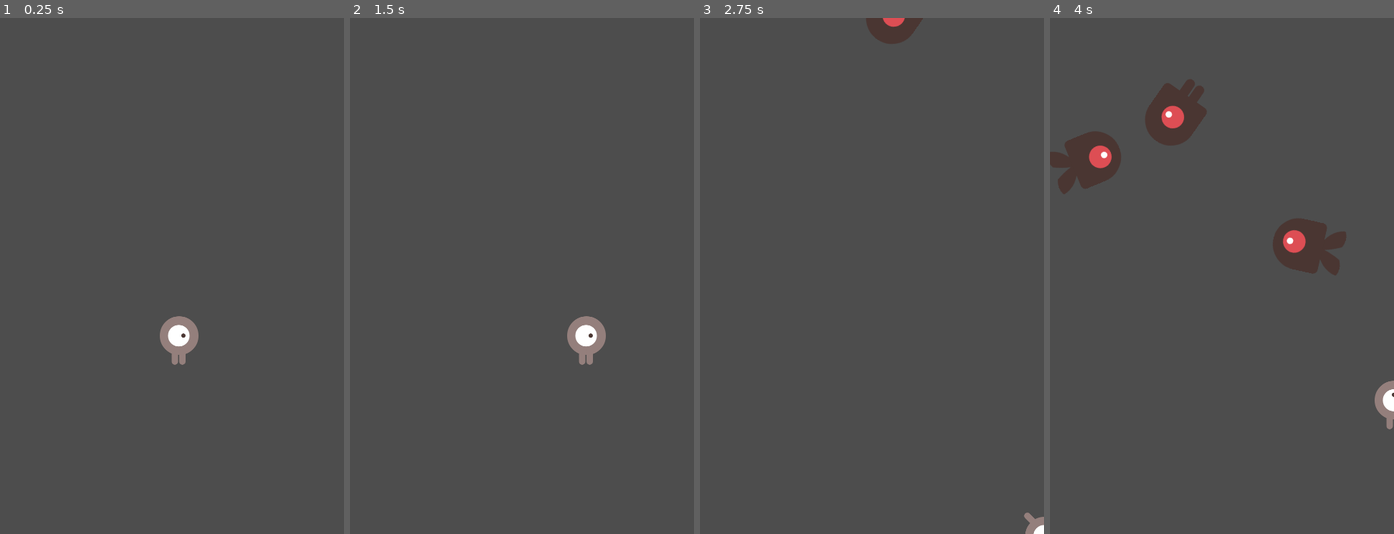
Above: before the commit, frames 1-4 (left to right).
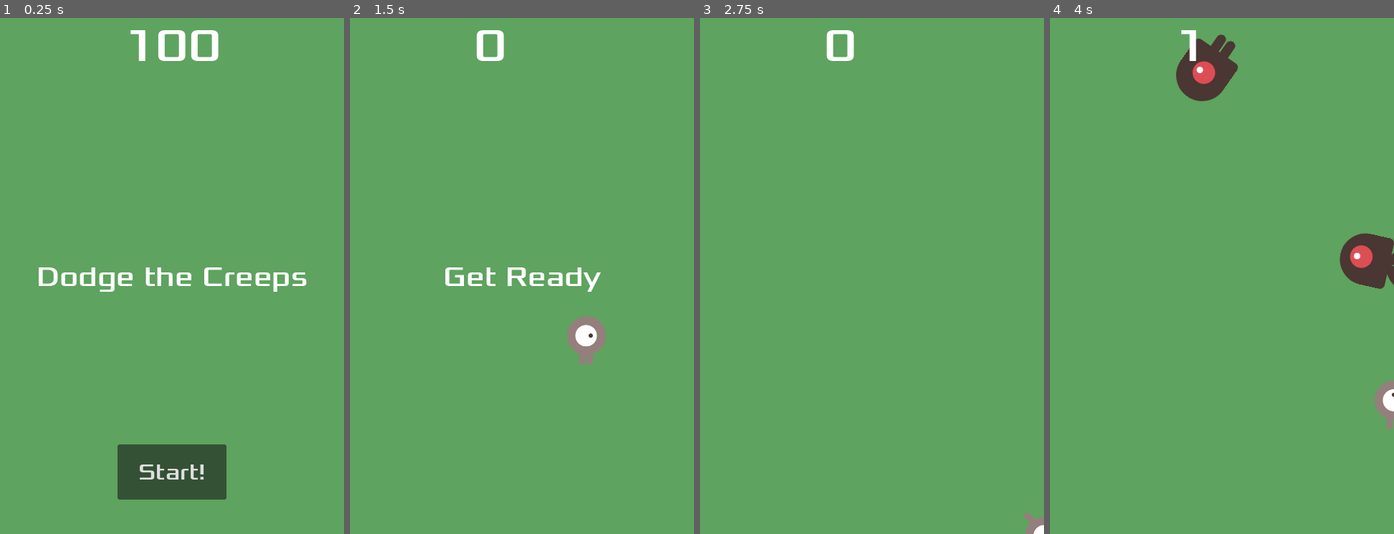
Above: after the commit, the same moments.

Repository: Qwertycrackers/creeps
Game: Godot game, scene res://main.tscn
The game is run twice, just before and just after one commit, with the same random seed, the same clock (stepped at 60 frames per second) and the same inputs.
Inputs (mouse positions are in pixels of both pictures, inside the frame that each line leads up to):
- Up to frame 1 (0.25 s): no input
- Up to frame 2 (1.5 s): click (522, 472) at 0.5 s, where only the run after the commit has a clickable "Start!"; tap Enter at 1.25 s; hold Right (move_right) from 1.28 s (still down)
- Up to frame 3 (2.75 s): release Right (move_right) at 2.03 s; hold Down (move_down) from 2.03 s (still down)
- Up to frame 4 (4 s): release Down (move_down) at 2.78 s; hold Right (move_right) 2.78-3.53 s; hold Up (move_up) from 3.53 s (still down)

The runs differ from the first frame. In frame 1, 97% of the frame differs, in the area x 0-100%, y 0-100%; in frame 2, 99%; in frame 3, 100%; in frame 4, 99%.

Commit message:
Finish basic 2d tutorial

Diff:
--- /dev/null
+++ b/hud.gd
@@ -0,0 +1,38 @@
+extends CanvasLayer
+
+signal start_game
+
+func show_message(text):
+	$Message.text = text
+	$Message.show()
+	$MessageTimer.start()
+
+func show_game_over():
+	show_message("Game Over")
+	await $MessageTimer.timeout
+
+	$Message.text = "Dodge the Creeps!"
+	$Message.show()
+
+	await get_tree().create_timer(1.0).timeout
+	$StartButton.show()
+
+func update_score(score: int):
+	$ScoreLabel.text = str(score)
+
+# Called when the node enters the scene tree for the first time.
+func _ready():
+	pass # Replace with function body.
+
+
+# Called every frame. 'delta' is the elapsed time since the previous frame.
+func _process(delta):
+	pass
+
+
+func _on_message_timer_timeout():
+	$Message.hide()
+
+func _on_start_button_pressed():
+	$StartButton.hide()
+	start_game.emit()
--- /dev/null
+++ b/hud.tscn
@@ -0,0 +1,70 @@
+[gd_scene load_steps=5 format=3 uid="uid://dav37jkh0saks"]
+
+[ext_resource type="FontFile" uid="uid://jabdanwy3sy5" path="res://fonts/Xolonium-Regular.ttf" id="1_5bj1m"]
+[ext_resource type="Script" path="res://hud.gd" id="1_8y582"]
+
+[sub_resource type="InputEventAction" id="InputEventAction_flil1"]
+action = &"start_game"
+
+[sub_resource type="Shortcut" id="Shortcut_4m38r"]
+events = [SubResource("InputEventAction_flil1")]
+
+[node name="HUD" type="CanvasLayer"]
+script = ExtResource("1_8y582")
+
+[node name="ScoreLabel" type="Label" parent="."]
+anchors_preset = 5
+anchor_left = 0.5
+anchor_right = 0.5
+offset_left = -67.5
+offset_right = 67.5
+offset_bottom = 81.0
+grow_horizontal = 2
+size_flags_horizontal = 4
+size_flags_vertical = 0
+theme_override_fonts/font = ExtResource("1_5bj1m")
+theme_override_font_sizes/font_size = 64
+text = "100"
+
+[node name="Message" type="Label" parent="."]
+anchors_preset = 8
+anchor_left = 0.5
+anchor_top = 0.5
+anchor_right = 0.5
+anchor_bottom = 0.5
+offset_left = -76.0
+offset_top = -11.5
+offset_right = 76.0
+offset_bottom = 11.5
+grow_horizontal = 2
+grow_vertical = 2
+size_flags_horizontal = 4
+size_flags_vertical = 0
+theme_override_fonts/font = ExtResource("1_5bj1m")
+theme_override_font_sizes/font_size = 40
+text = "Dodge the Creeps"
+
+[node name="StartButton" type="Button" parent="."]
+anchors_preset = 7
+anchor_left = 0.5
+anchor_top = 1.0
+anchor_right = 0.5
+anchor_bottom = 1.0
+offset_left = -76.0
+offset_top = -125.0
+offset_right = 76.0
+offset_bottom = -48.0
+grow_horizontal = 2
+grow_vertical = 0
+theme_override_fonts/font = ExtResource("1_5bj1m")
+theme_override_font_sizes/font_size = 32
+shortcut = SubResource("Shortcut_4m38r")
+shortcut_feedback = false
+text = "Start!"
+
+[node name="MessageTimer" type="Timer" parent="."]
+wait_time = 2.0
+one_shot = true
+
+[connection signal="pressed" from="StartButton" to="." method="_on_start_button_pressed"]
+[connection signal="timeout" from="MessageTimer" to="." method="_on_message_timer_timeout"]
--- a/main.gd
+++ b/main.gd
@@ -1,22 +1,29 @@
 extends Node
 
 @export var mob_scene: PackedScene
-var score
+var score: int
 
 func _ready():
-	new_game()
+	pass
 
 func game_over():
 	$ScoreTimer.stop()
 	$MobTimer.stop()
+	$HUD.show_game_over()
+	$DeathSound.play()
 
 func new_game():
 	score = 0
+	get_tree().call_group("mob", "queue_free")
 	$Player.start($StartPosition.position)
 	$StartTimer.start()
+	$HUD.update_score(score)
+	$HUD.show_message("Get Ready")
+	$Music.play()
 
 func _on_score_timer():
 	score += 1
+	$HUD.update_score(score)
 
 func _on_start_timer():
 	$MobTimer.start()
--- a/main.tscn
+++ b/main.tscn
@@ -1,8 +1,11 @@
-[gd_scene load_steps=5 format=3 uid="uid://dampvoh4uhhv4"]
+[gd_scene load_steps=8 format=3 uid="uid://dampvoh4uhhv4"]
 
 [ext_resource type="PackedScene" uid="uid://beq13xvg4xlcg" path="res://player.tscn" id="1_2if4o"]
 [ext_resource type="Script" path="res://main.gd" id="1_8qvtw"]
 [ext_resource type="PackedScene" uid="uid://byygdio6i7bmu" path="res://mob.tscn" id="2_ui82r"]
+[ext_resource type="PackedScene" uid="uid://dav37jkh0saks" path="res://hud.tscn" id="4_rbs7u"]
+[ext_resource type="AudioStream" uid="uid://dbykj0b5u6wt1" path="res://art/gameover.wav" id="5_jo4q0"]
+[ext_resource type="AudioStream" uid="uid://bue08cq4q7boc" path="res://art/House In a Forest Loop.ogg" id="6_gvcfv"]
 
 [sub_resource type="Curve2D" id="Curve2D_knbvx"]
 _data = {
@@ -14,6 +17,14 @@
 script = ExtResource("1_8qvtw")
 mob_scene = ExtResource("2_ui82r")
 
+[node name="ColorRect" type="ColorRect" parent="."]
+anchors_preset = 15
+anchor_right = 1.0
+anchor_bottom = 1.0
+grow_horizontal = 2
+grow_vertical = 2
+color = Color(0.368627, 0.639216, 0.372549, 1)
+
 [node name="Player" parent="." instance=ExtResource("1_2if4o")]
 
 [node name="MobTimer" type="Timer" parent="."]
@@ -23,6 +34,7 @@
 
 [node name="StartTimer" type="Timer" parent="."]
 wait_time = 2.0
+one_shot = true
 
 [node name="StartPosition" type="Marker2D" parent="."]
 position = Vector2(250, 450)
@@ -34,7 +46,16 @@
 position = Vector2(-56, -40)
 rotation = 0.0136978
 
+[node name="HUD" parent="." instance=ExtResource("4_rbs7u")]
+
+[node name="DeathSound" type="AudioStreamPlayer2D" parent="."]
+stream = ExtResource("5_jo4q0")
+
+[node name="Music" type="AudioStreamPlayer2D" parent="."]
+stream = ExtResource("6_gvcfv")
+
 [connection signal="hit" from="Player" to="." method="game_over"]
 [connection signal="timeout" from="MobTimer" to="." method="_on_MobTimer_timeout"]
 [connection signal="timeout" from="ScoreTimer" to="." method="_on_score_timer"]
 [connection signal="timeout" from="StartTimer" to="." method="_on_start_timer"]
+[connection signal="start_game" from="HUD" to="." method="new_game"]
--- a/mob.tscn
+++ b/mob.tscn
@@ -48,7 +48,7 @@
 radius = 37.0
 height = 98.0
 
-[node name="Mob" type="RigidBody2D"]
+[node name="Mob" type="RigidBody2D" groups=["mob"]]
 collision_mask = 0
 gravity_scale = 0.0
 script = ExtResource("1_6vda6")
--- a/project.godot
+++ b/project.godot
@@ -43,6 +43,11 @@
 "events": [Object(InputEventKey,"resource_local_to_scene":false,"resource_name":"","device":-1,"window_id":0,"alt_press …(182 unchanged characters)…
 ]
 }
+start_game={
+"deadzone": 0.5,
+"events": [Object(InputEventKey,"resource_local_to_scene":false,"resource_name":"","device":-1,"window_id":0,"alt_pressed":false,"shift_pressed":false,"ctrl_pressed":false,"meta_pressed":false,"pressed":false,"keycode":0,"physical_keycode":4194309,"key_label":0,"unicode":0,"echo":false,"script":null)
+]
+}
 
 [rendering]
 
